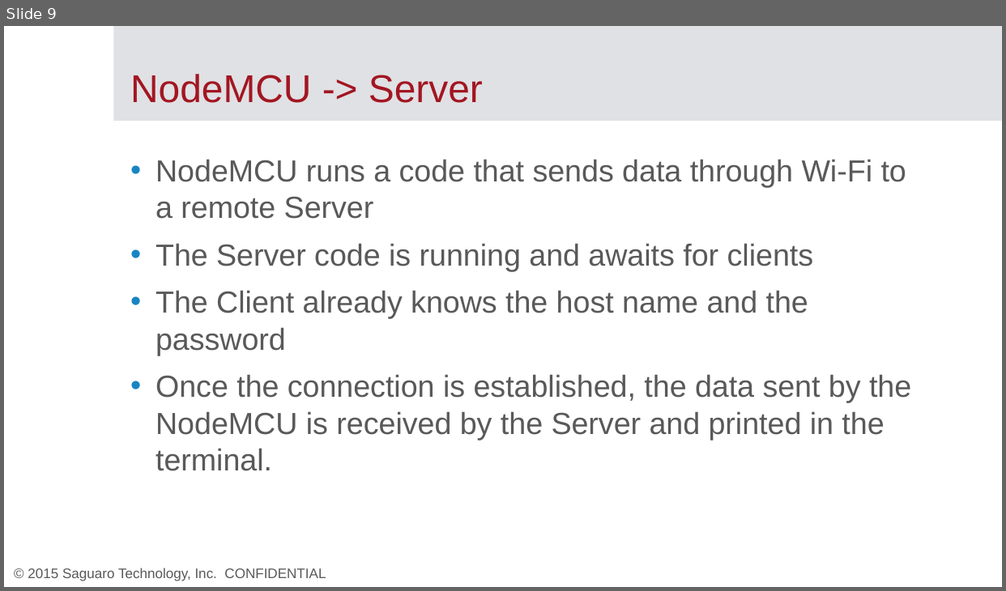
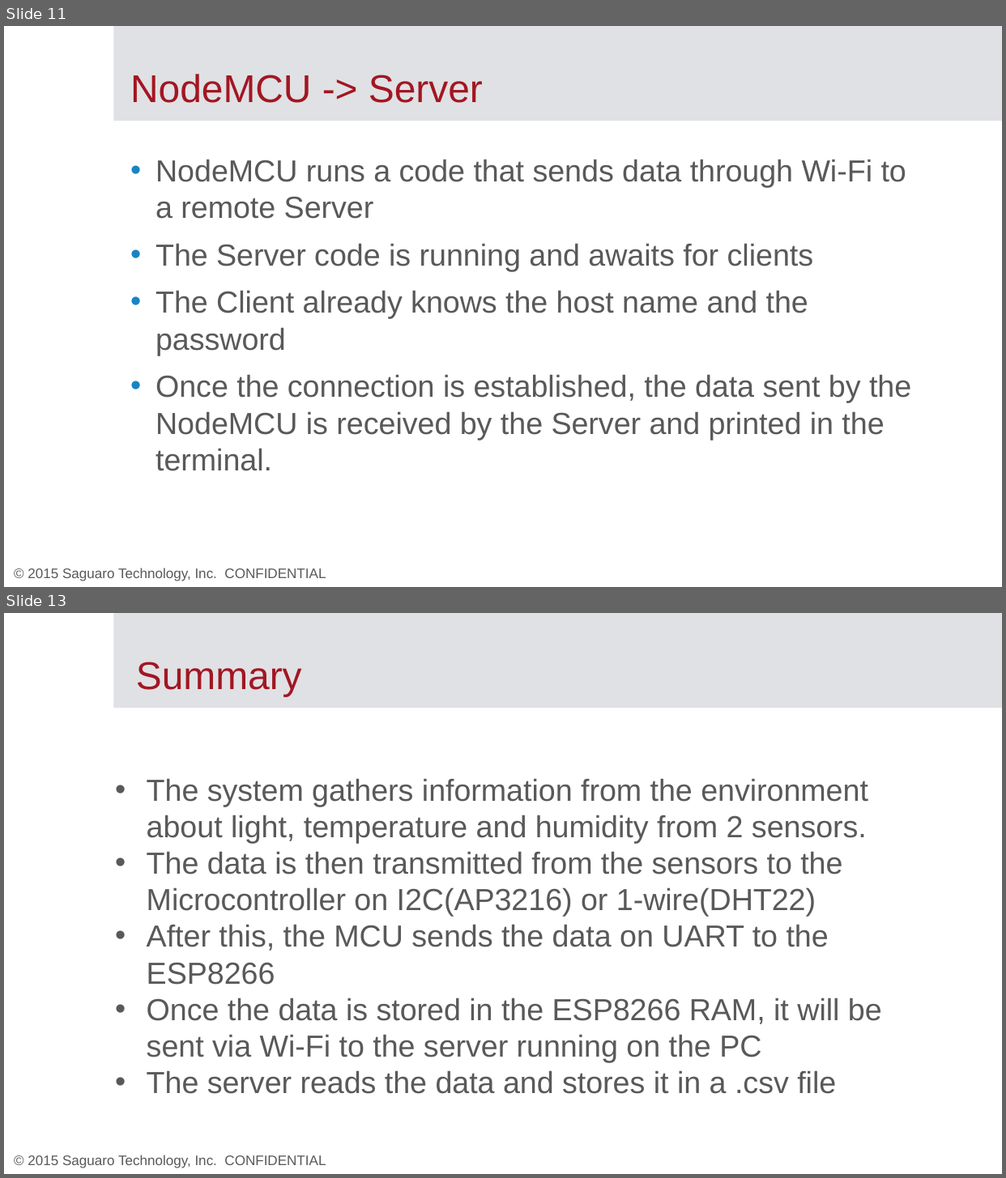
Before and after one commit to mememihnea/LicentaCod, a slide deck: Documentatie/Template.pptx. Shown one above the other, each under a label of ours: slide 9 before the commit, slides 11 and 13 after it; the slides between them are not shown. The pictures are 1006x591 and 1006x1178 pixels, drawn with LibreOffice and Linux fonts; fonts in the diff are those of the drawing; background and template pictures are left out. Boxes give left, top, right and bottom in pixels: in the first picture for what was removed or moved away, otherwise in the second. Text is boxed around its words. In the diff, an @@ line names an element or a change of style, - is before the commit and + after.

```diff
--- a/Documentatie/Template.pptx
+++ b/Documentatie/Template.pptx
@@ slide 13 added at (x1=4, y1=613, x2=1002, y2=1174), background #FFFFFF; not listed: 2 template elements that a slide beside it also shows @@
@@ text added at (x1=136, y1=662, x2=302, y2=696), 28 pt, text #A21622 @@
+Summary
@@ text added at (x1=147, y1=778, x2=882, y2=1094), 22 pt, text #595959 @@
+• The system gathers information from the environment about light, temperature and humidity from 2 sensors.
+• The data is then transmitted from the sensors to the Microcontroller on I2C(AP3216) or 1-wire(DHT22)
+• After this, the MCU sends the data on UART to the ESP8266
+• Once the data is stored in the ESP8266 RAM, it will be sent via Wi-Fi to the server running on the PC
+• The server reads the data and stores it in a .csv file
@@ what was slide 9 is now slide 11 @@
```
Also in this commit, not shown: 5 slides changed, 2 other slides added, 1 slide removed.
